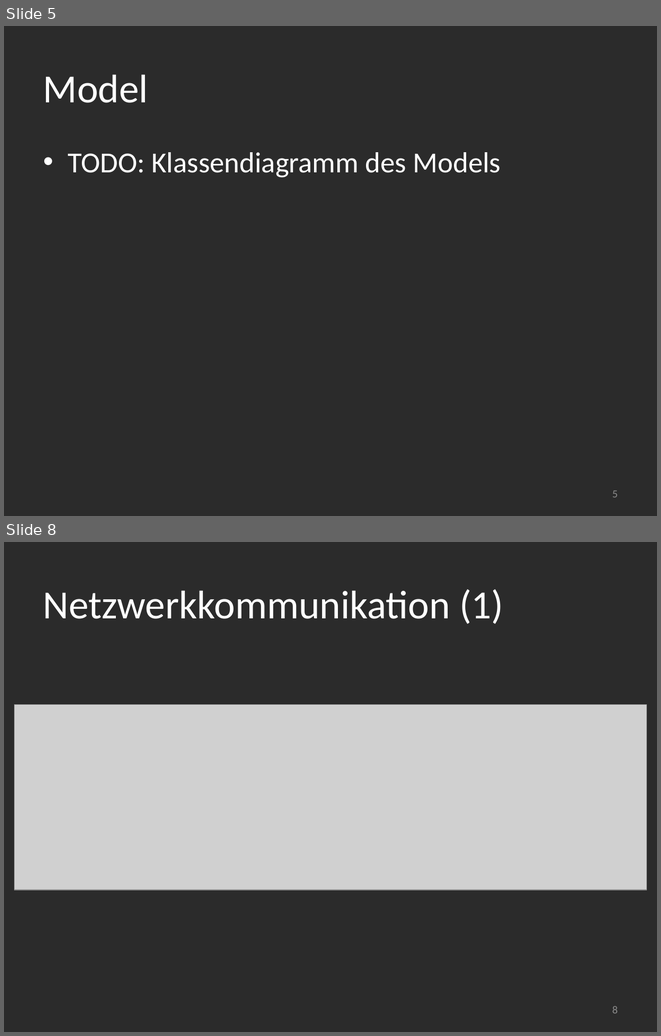
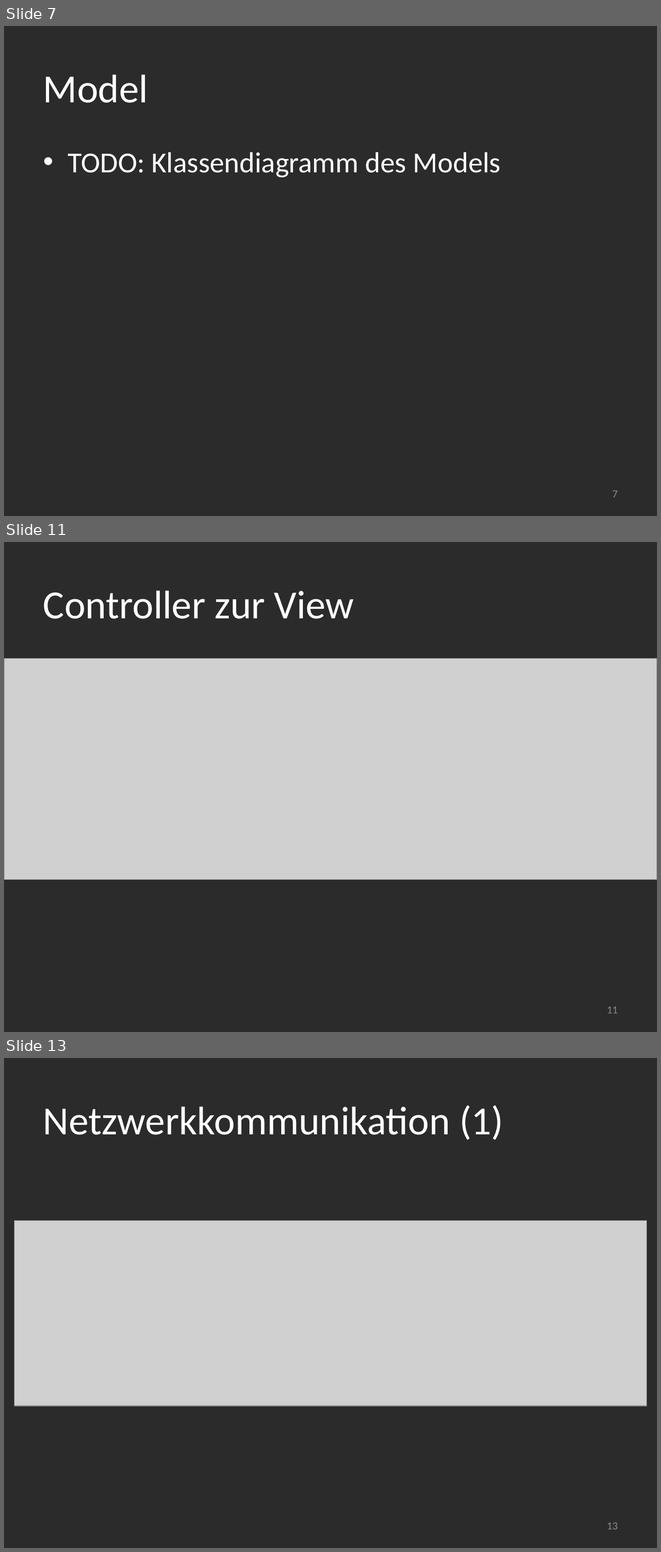
Before and after one commit to manuelTscholl/kubatsch, a slide deck: KuBatsch/docs/presentation/final.pptx. Shown one above the other, each under a label of ours: slides 5 and 8 before the commit, slides 7, 11 and 13 after it; the slides between them are not shown. The pictures are 661x1036 and 661x1552 pixels, drawn with LibreOffice and Linux fonts; fonts in the diff are those of the drawing; grey boxes stand for pictures; background and template pictures are left out; a plain dark background stands for a picture behind light text. Boxes give left, top, right and bottom in pixels: in the first picture for what was removed or moved away, otherwise in the second. Text is boxed around its words. In the diff, an @@ line names an element or a change of style, - is before the commit and + after.

```diff
--- a/KuBatsch/docs/presentation/final.pptx
+++ b/KuBatsch/docs/presentation/final.pptx
@@ slide 11 added at (4,542,657,1032), background picture (left out) @@
@@ title added at (43,590,354,619), 44 pt, text #FFFFFF @@
+Controller zur View
@@ picture added at (4,658,657,880) @@
@@ page number added at (607,1006,618,1013), 12 pt, text #8C8C8C @@
+11
@@ what was slide 5 is now slide 7 @@
@@ page number at (612,490,618,497): text changed @@
-5
+7
@@ what was slide 8 is now slide 13 @@
@@ page number at (607,1522,618,1529): text changed @@
-8
+13
```
Also in this commit, not shown: 5 slides changed, 7 other slides added, 1 slide removed, 1 other file.
